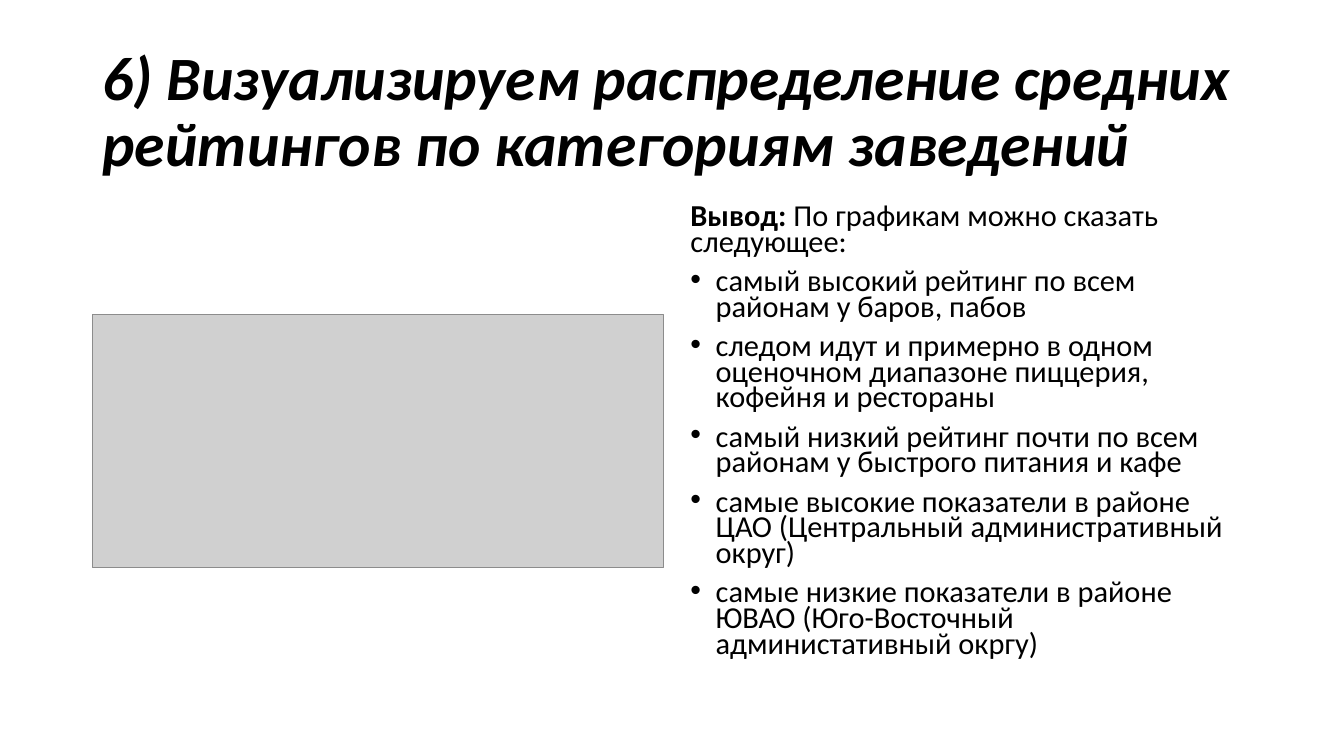
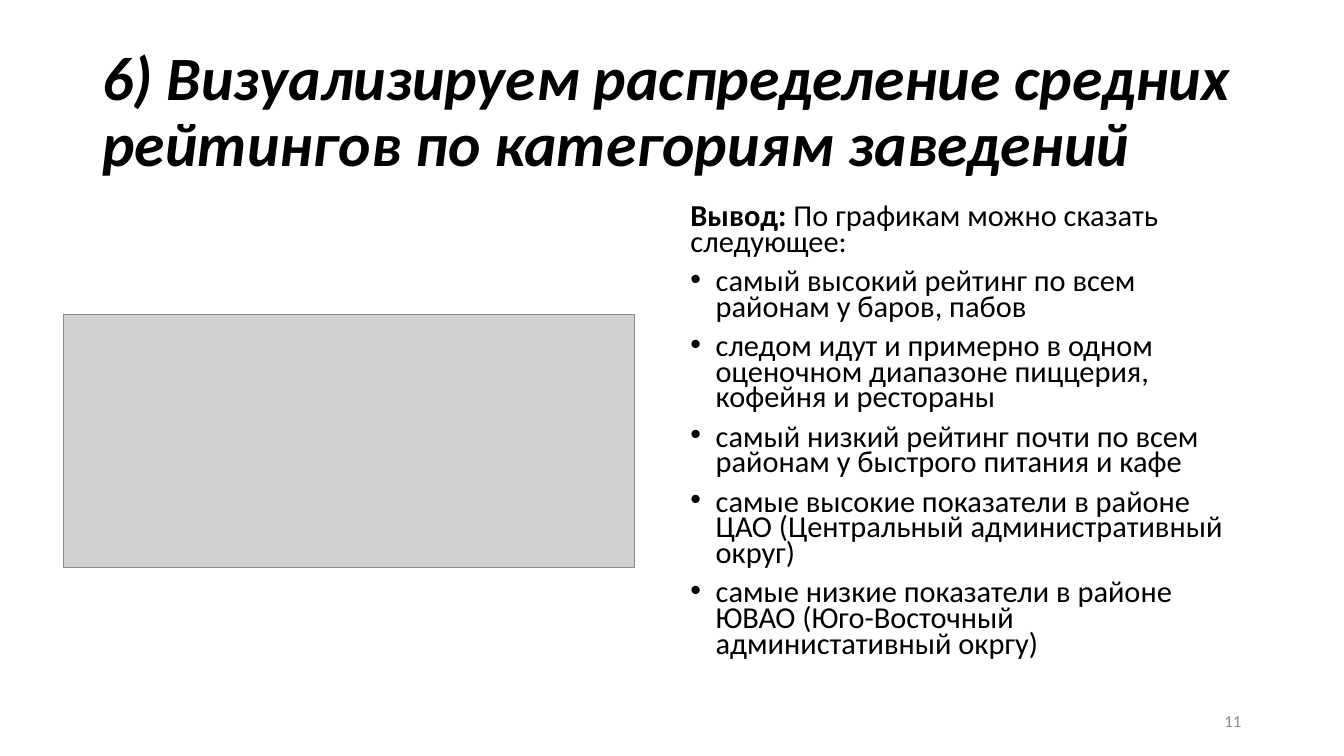
Before and after one commit to Isupik/practicum_yandex, a slide deck: slide 11 of Проектная работа.pptx (slide 10 before the commit). Drawn at 1344x756 pixels with LibreOffice and Linux fonts; fonts in the diff are those of the drawing; grey boxes stand for pictures. Boxes give left, top, right and bottom in pixels: in the first picture for what was removed or moved away, otherwise in the second. Text is boxed around its words. In the diff, an @@ line names an element or a change of style, - is before the commit and + after.

```diff
--- a/Проектная работа.pptx
+++ b/Проектная работа.pptx
@@ picture: place and size @@
-picture at (93, 315, 664, 568)
+picture at (64, 315, 635, 568)
@@ page number added at (1224, 716, 1241, 727), 12 pt, text #8C8C8C @@
+11
```
Also in this commit, not shown: 13 other slides changed, 1 slide added.
